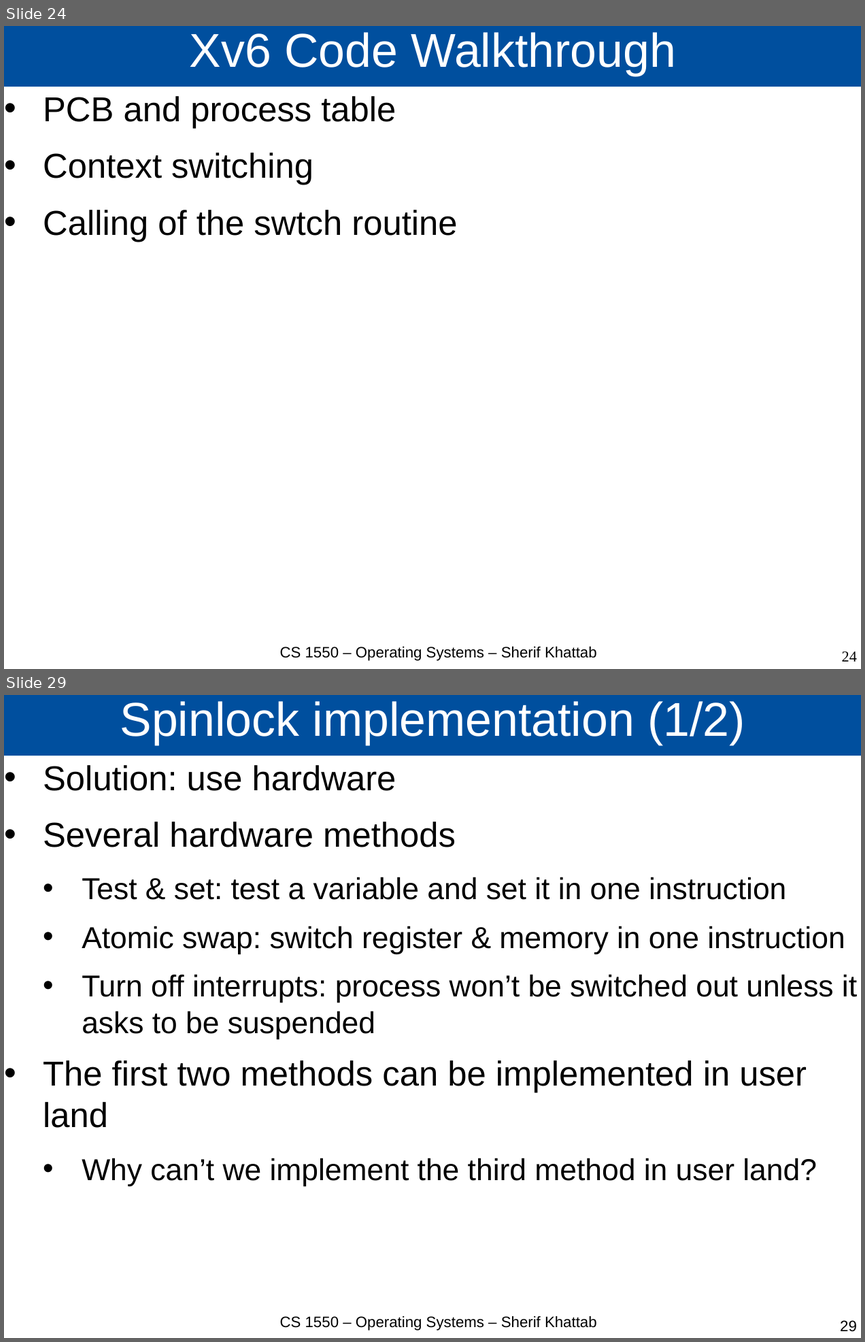
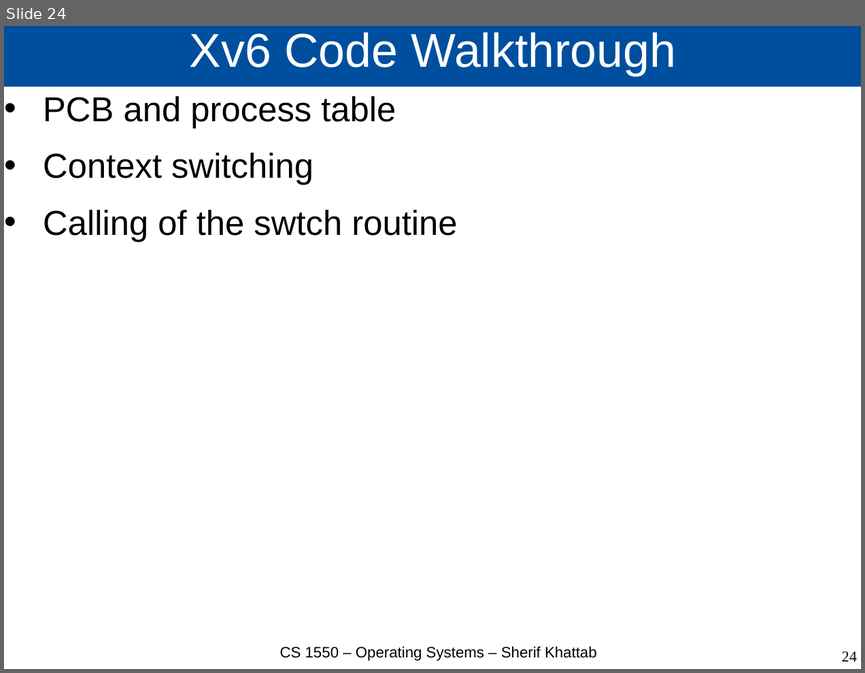
Before and after one commit to cs1550-2244/cs1550-code-handouts, a slide deck: DraftSlides/Lecture2.pptx. Shown one above the other, each under a label of ours: slides 24 and 29 before the commit, slide 24 after it; the slides between them are not shown. The pictures are 865x1342 and 865x673 pixels, drawn with LibreOffice and Linux fonts; fonts in the diff are those of the drawing. Boxes give left, top, right and bottom in pixels: in the first picture for what was removed or moved away, otherwise in the second. Text is boxed around its words. In the diff, an @@ line names an element or a change of style, - is before the commit and + after.

```diff
--- a/DraftSlides/Lecture2.pptx
+++ b/DraftSlides/Lecture2.pptx
@@ slide 29 removed at [4,695,861,1338], background #FFFFFF @@
@@ title removed at [4,695,861,756] @@
-Spinlock implementation (1/2)
@@ text removed at [43,765,857,1186] @@
-• Solution: use hardware
-• Several hardware methods
-  • Test & set: test a variable and set it in one instruction
-  • Atomic swap: switch register & memory in one instruction
-  • Turn off interrupts: process won’t be switched out unless it asks to be suspended
-• The first two methods can be implemented in user land
-  • Why can’t we implement the third method in user land?
@@ text removed at [280,1316,597,1330] @@
-CS 1550 – Operating Systems – Sherif Khattab
@@ page number removed at [840,1320,857,1331] @@
-29
```
Also in this commit, not shown: 4 other slides removed, 3 other files.
